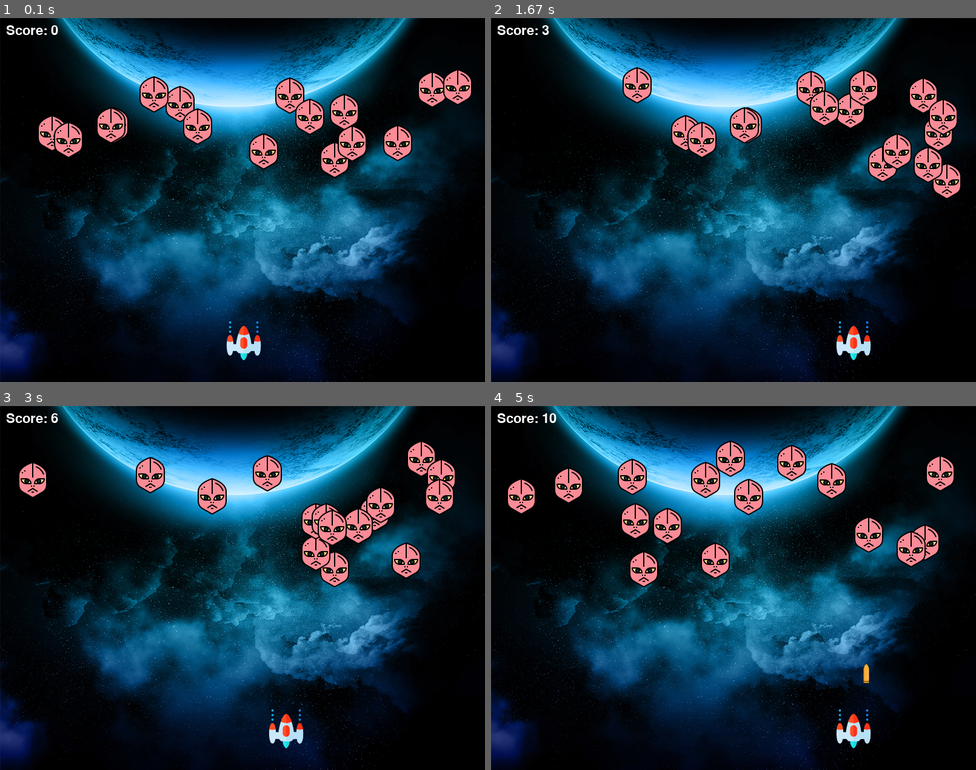
Above: before the commit, frames 1-4 (two rows, left to right).
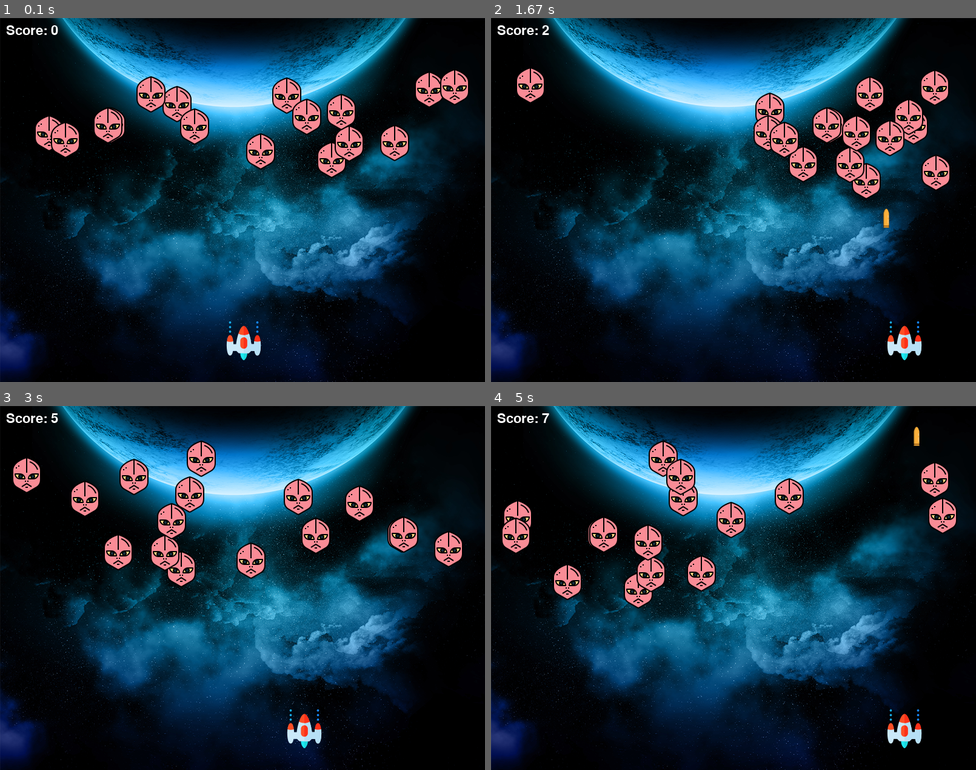
Above: after the commit, the same moments.

Repository: amithaisuru/freecodecamp-pygame-spaceInvador
Game: pygame game, started from main.py
Same seed, same stepped clock (60 frames per second), same inputs: the game is played once before the commit and once after it.
Inputs:
- Up to frame 1 (0.1 s): no input
- Up to frame 2 (1.67 s): tap Space at 0.33, 0.73, 1.03, 1.23, 1.53 s; hold Right 0.67-1.13 s; hold Right 1.17-1.63 s
- Up to frame 3 (3 s): hold Left 1.67-2.2 s; tap Space at 1.73, 2.03, 2.3, 2.6, 2.73 s; hold Left 2.23-2.63 s; hold Right from 2.67 s (still down)
- Up to frame 4 (5 s): tap Space at 3.03, 3.4, 3.7, 3.9, 4.2, 4.4, 4.7, 4.9 s; release Right at 3.3 s; hold Left 3.33-3.8 s; hold Right 3.83-4.3 s; hold Right 4.33-4.8 s; hold Left from 4.83 s (still down)

The runs differ from the first frame. In frame 1, 3.9% of the frame differs, in the area x 7-98%, y 14-44%; in frame 2, 10%; in frame 3, 11%; in frame 4, 12%, in the area x 2-97%, y 2-94%.

Commit message:
FPS adeed

Diff:
--- a/main.py
+++ b/main.py
@@ -46,7 +46,7 @@
 playerImgPath = os.path.join('assets', 'player-ship.png')
 playerImg = pygame.image.load(playerImgPath)
 playerX, playerY = 370, HEIGHT-100
-playerXOffset = 3.5
+playerXOffset = 5
 
 def player(x,y):
     screen.blit(playerImg, (x, y))
@@ -58,7 +58,7 @@
 enemyY = []
 enemyXChange = []
 numOfEnemies = 16
-enemyXOffset = 2.5
+enemyXOffset = 4
 enemyYOffset = 35
 enemyImgPath = os.path.join('assets', 'enemy.png')
 
@@ -77,7 +77,7 @@
 bulletImg = pygame.image.load(bulletImgPath)
 bulletX = playerX
 bulletY = playerY
-bulletYOffset = 17
+bulletYOffset = 28
 bulletState = "ready" #ready - we can't see on the screen, fire - we can see on the screen
 
 def fireBullet(x,y):
@@ -115,10 +115,13 @@
     score = scoreFont.render("Score: " + str(scoreValue), True, (255,255,255))
     screen.blit(score, (x,y))
 
+FPS = 60
+clock = pygame.time.Clock()
 #game loop
 playerXChange = 0 #pixels
 running = True
 while running:
+    clock.tick(FPS) #60 FPS
      #screen fill
     screen.fill((0,0,0))
     #background image
